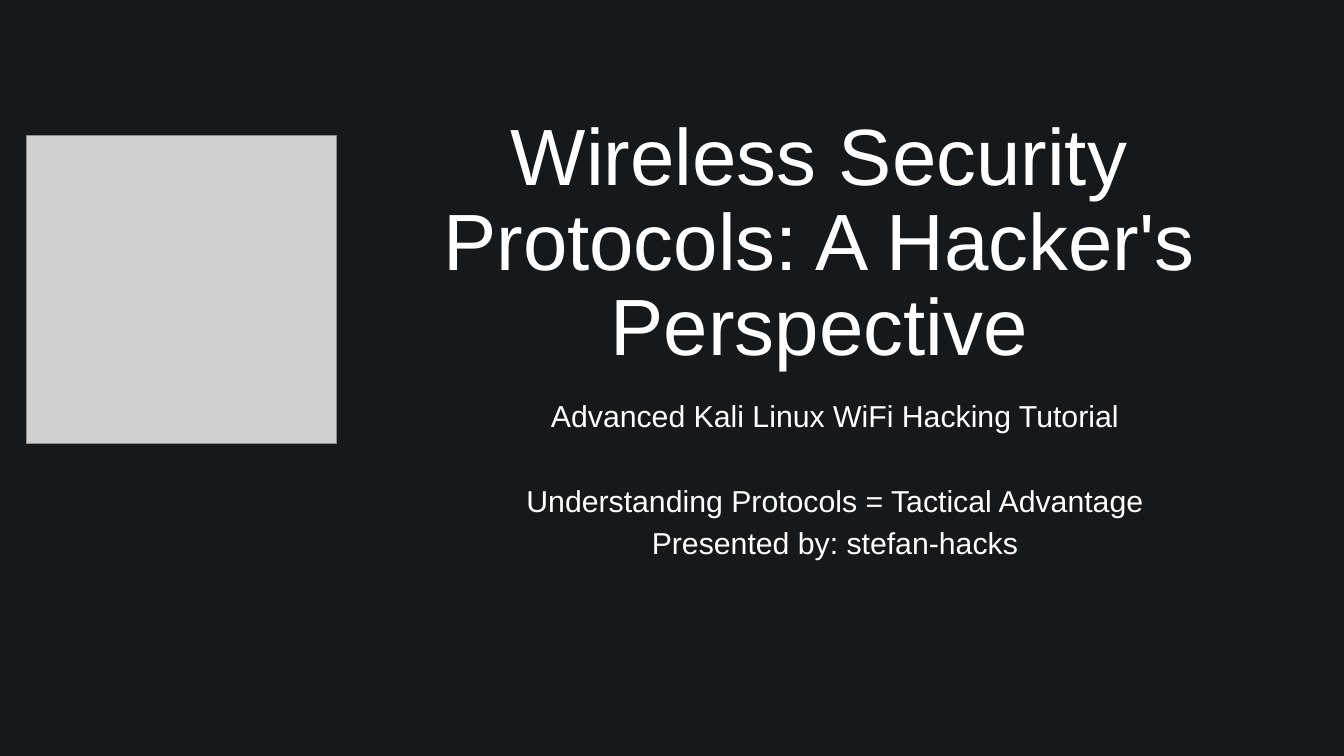
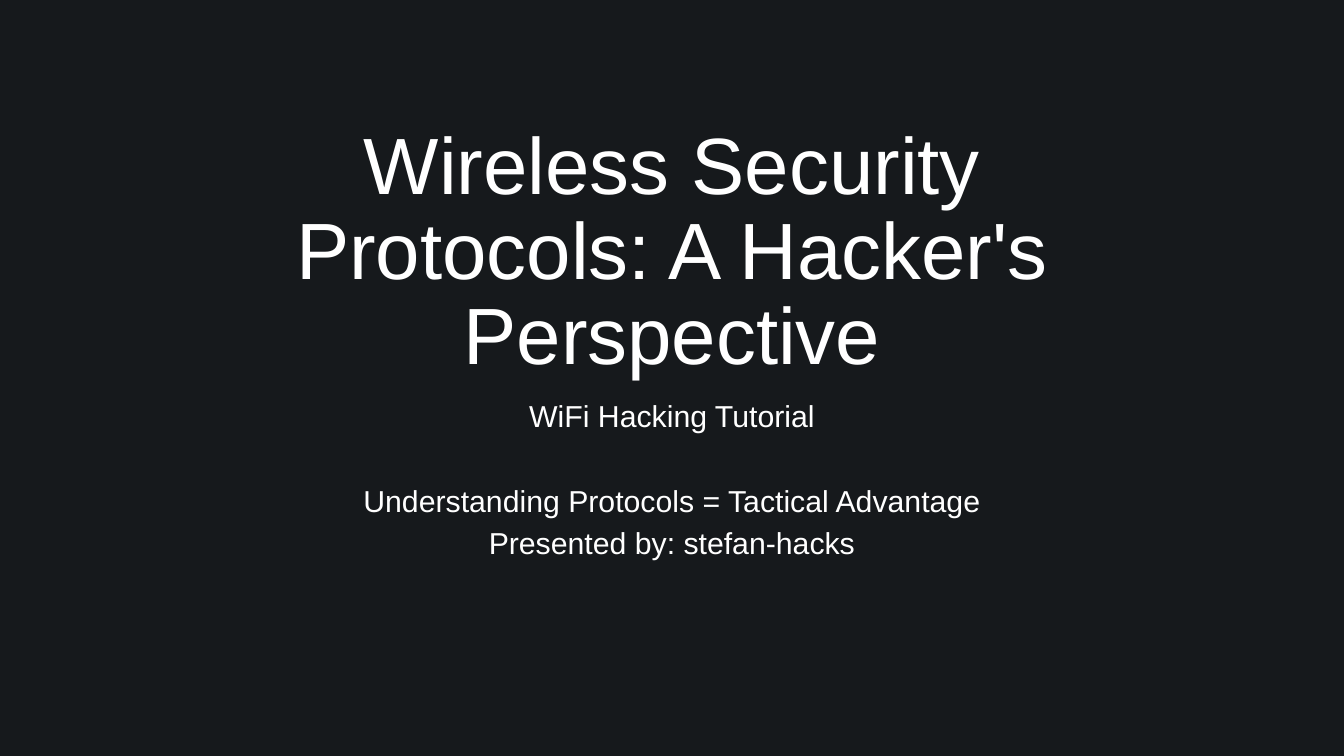
Before and after one commit to stefan-hacks/til, a slide deck: slide 1 of wifi-hacking-presentation.pptx. Drawn at 1344x756 pixels with LibreOffice and Linux fonts; fonts in the diff are those of the drawing; grey boxes stand for pictures. Boxes give left, top, right and bottom in pixels: in the first picture for what was removed or moved away, otherwise in the second. Text is boxed around its words. In the diff, an @@ line names an element or a change of style, - is before the commit and + after.

Commit message:
updated

```diff
--- a/wifi-hacking-presentation.pptx
+++ b/wifi-hacking-presentation.pptx
@@ picture removed at bbox=[27, 135, 337, 444] @@
@@ title "Wireless Security Protocols: A Hacker's ...": place and size @@
-title "Wireless Security Protocols: A Hacker's ..." at bbox=[443, 127, 1195, 371]
+title "Wireless Security Protocols: A Hacker's ..." at bbox=[296, 136, 1048, 380]
@@ subtitle "WiFi Hacking Tutorial": place and size @@
-subtitle "WiFi Hacking Tutorial" at bbox=[526, 405, 1144, 560]
+subtitle "WiFi Hacking Tutorial" at bbox=[363, 405, 981, 560]
@@ subtitle at bbox=[529, 405, 815, 433]: text changed @@
-Advanced Kali Linux WiFi Hacking Tutorial
+WiFi Hacking Tutorial
```
Also in this commit, not shown: 2 slides added, 1 slide removed.
